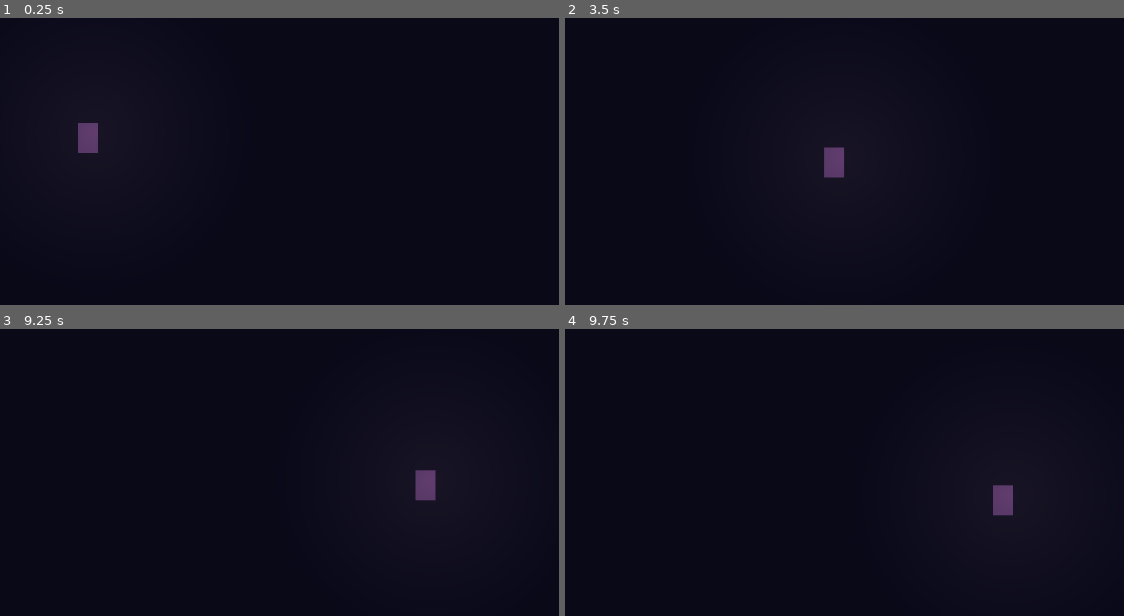
Above: before the commit, frames 1-4 (two rows, left to right).
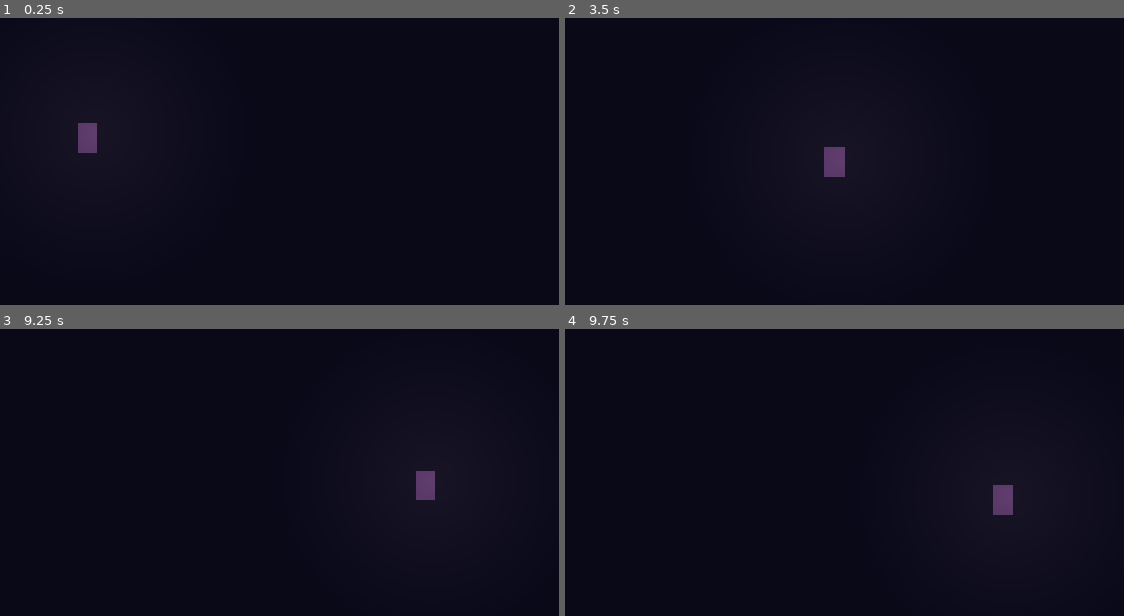
Above: after the commit, the same moments.

Repository: Nex2406/curiositys-doors
Game: Godot game, scene res://scenes/Main.tscn
Two runs of this game, one before a commit and one after it. Both use one fixed random seed, a clock stepped at 60 frames per second and the inputs below.
Inputs:
- Up to frame 1 (0.25 s): no input
- Up to frame 2 (3.5 s): hold Right (move_right) 0.53-2.03 s; tap Space (jump) at 0.77, 1.52, 3.02 s; hold Left (move_left) 2.03-2.78 s; hold Right (move_right) from 2.78 s (still down)
- Up to frame 3 (9.25 s): tap Space (jump) at 3.77, 4.52, 6.02, 6.77, 7.52, 9.02 s; release Right (move_right) at 4.28 s; hold Left (move_left) 4.28-5.03 s; hold Right (move_right) 5.03-5.78 s; hold Left (move_left) 5.78-7.28 s; hold Right (move_right) from 7.28 s (still down)
- Up to frame 4 (9.75 s): release Right (move_right) at 9.53 s; hold Left (move_left) from 9.53 s (still down)

The runs differ from the first frame. In frame 1, less than 0.1% of the frame differs, in the area x 17-18%, y 36-48%; in frame 2, less than 0.1%; in frame 3, less than 0.1%, in the area x 74-78%, y 49-60%; in frame 4, less than 0.1%.

Commit message:
fix: lock web build to landscape with proper canvas scaling
Sets display/window/handheld/orientation to sensor_landscape so phone
browsers lock to landscape (either rotation), and configures canvas_items
stretch with expand aspect so the playfield + TouchControls layout
adapt cleanly to varying aspect ratios.

Closes #4

Diff:
--- a/project.godot
+++ b/project.godot
@@ -23,6 +23,9 @@
 
 window/size/viewport_width=1280
 window/size/viewport_height=720
+window/handheld/orientation="sensor_landscape"
+window/stretch/mode="canvas_items"
+window/stretch/aspect="expand"
 
 [input]
 
